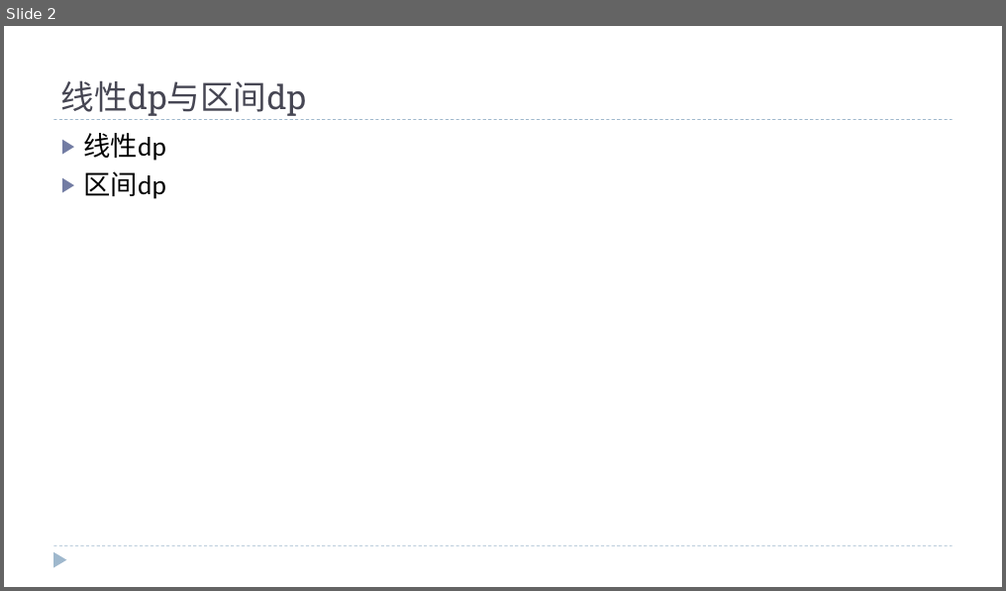
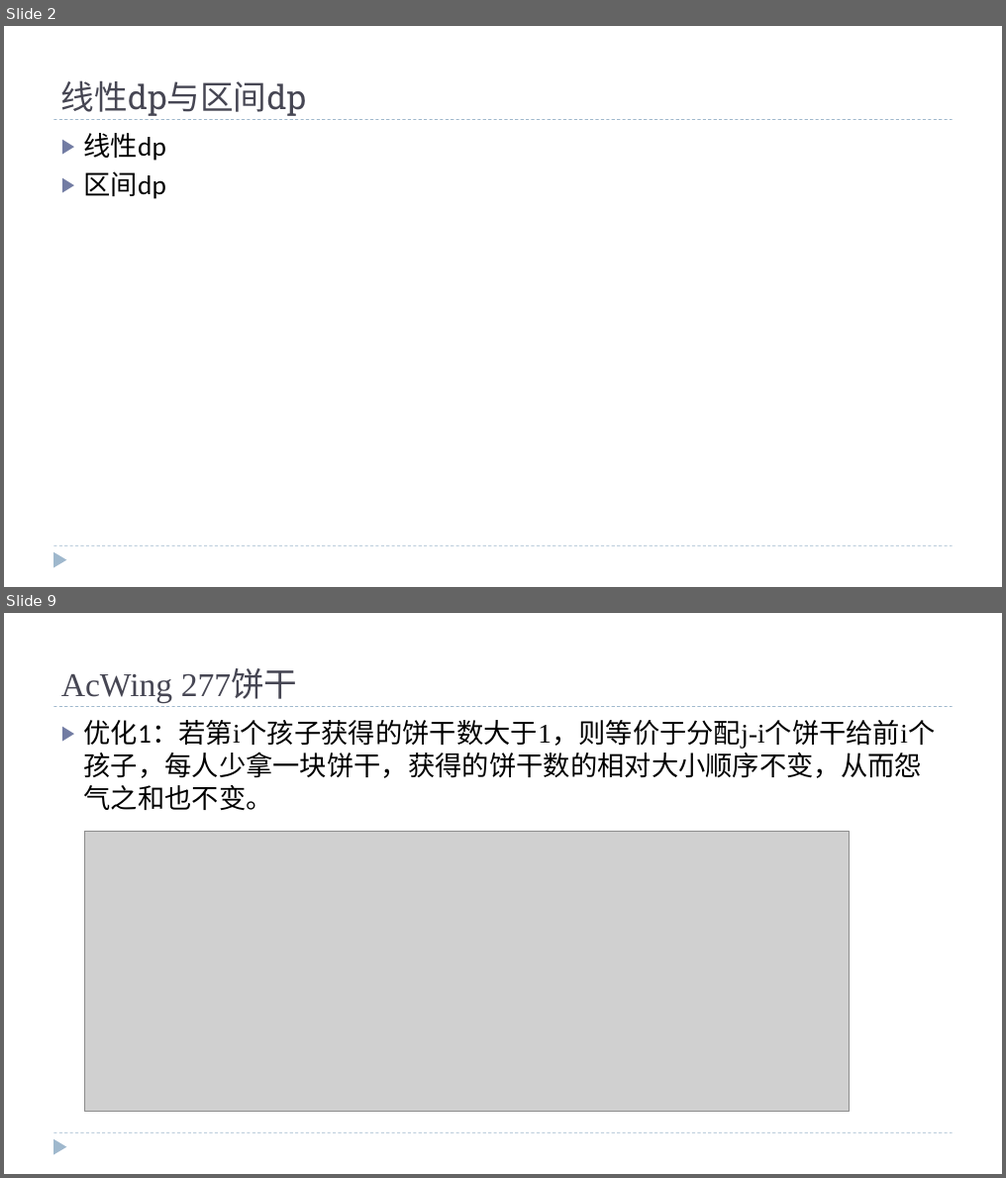
Before and after one commit to fxsc03/-, a slide deck: wd/线性dp与区间dp.pptx. Shown one above the other, each under a label of ours: slide 2 before the commit, slides 2 and 9 after it; the slides between them are not shown. The pictures are 1006x591 and 1006x1178 pixels, drawn with LibreOffice and Linux fonts; fonts in the diff are those of the drawing; grey boxes stand for pictures. Boxes give left, top, right and bottom in pixels: in the first picture for what was removed or moved away, otherwise in the second. Text is boxed around its words. In the diff, an @@ line names an element or a change of style, - is before the commit and + after.

```diff
--- a/wd/线性dp与区间dp.pptx
+++ b/wd/线性dp与区间dp.pptx
@@ slide 9 added at [4,613,1002,1174], background #FFFFFF; not listed: 3 template elements that a slide beside it also shows @@
@@ title added at [61,669,298,702], 32 pt, text #464653 @@
+AcWing 277饼干
@@ text added at [84,720,936,811], 26 pt, text #000000 @@
+▶ 优化1：若第i个孩子获得的饼干数大于1，则等价于分配j-i个饼干给前i个孩子，每人少拿一块饼干，获得的饼干数的相对大小顺序不变，从而怨气之和也不变。
@@ picture added at [85,832,849,1112] @@
```
Also in this commit, not shown: 1 slide changed, 14 other slides added, 1 slide removed, 7 other files.
